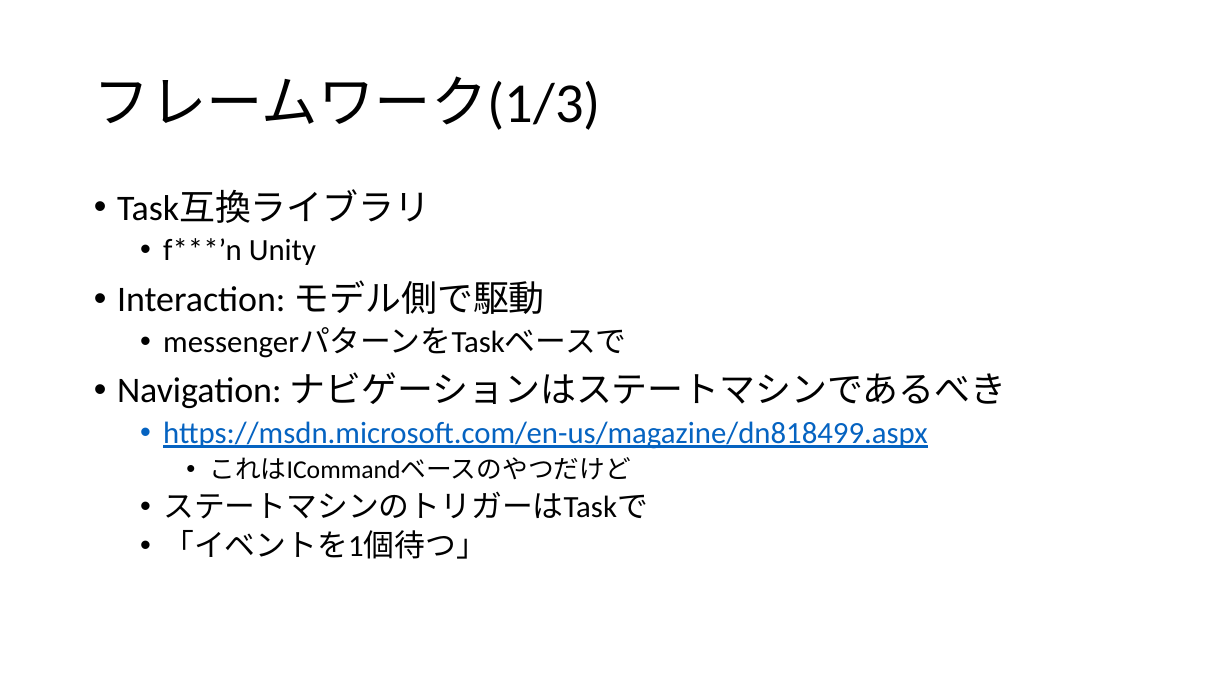
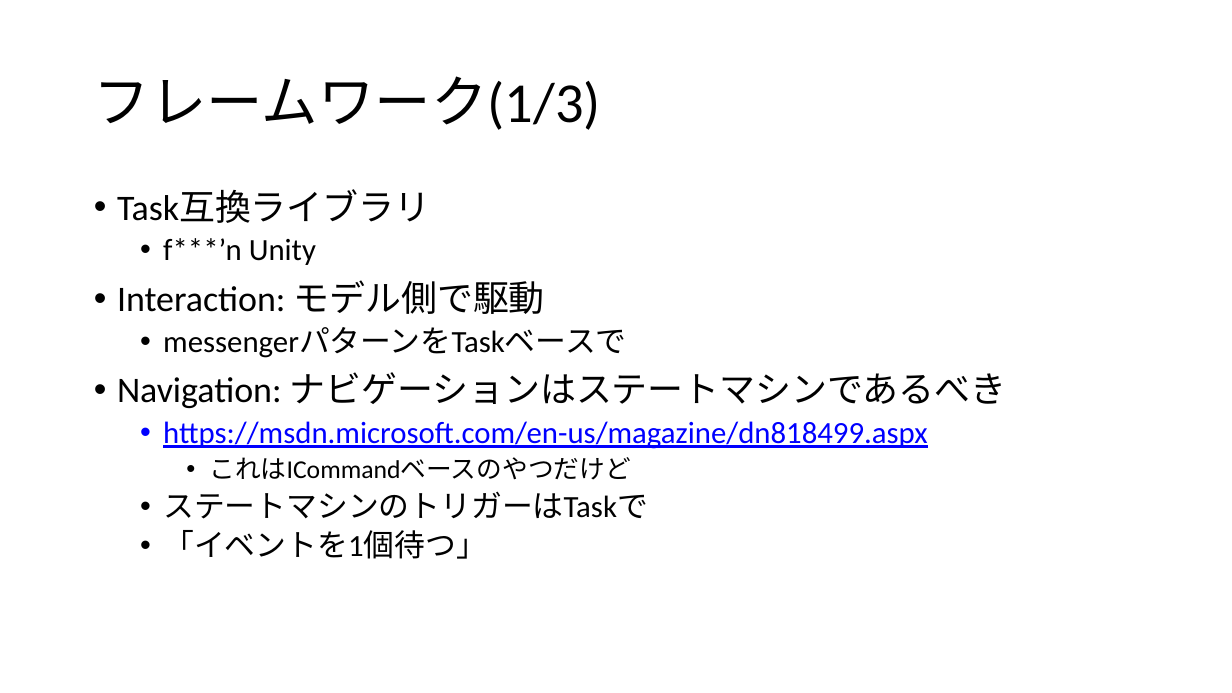
Before and after one commit to ppcuni/UnityCsharp20150321, a slide deck: slide 8 of doc/自社フレームワーク.pptx (slide 6 before the commit). Drawn at 1232x693 pixels with LibreOffice and Linux fonts; fonts in the diff are those of the drawing. Boxes give left, top, right and bottom in pixels: in the first picture for what was removed or moved away, otherwise in the second. Text is boxed around its words. In the diff, an @@ line names an element or a change of style, - is before the commit and + after.

```diff
--- a/doc/自社フレームワーク.pptx
+++ b/doc/自社フレームワーク.pptx
@@ text at <box>163,421,927,449</box>: text colour #0563C1 to #0000FF in "https://msdn.microsoft.com/en-us/magazine/dn818499.aspx" @@
```
Also in this commit, not shown: 7 other slides changed, 11 slides added, 4 slides removed.
